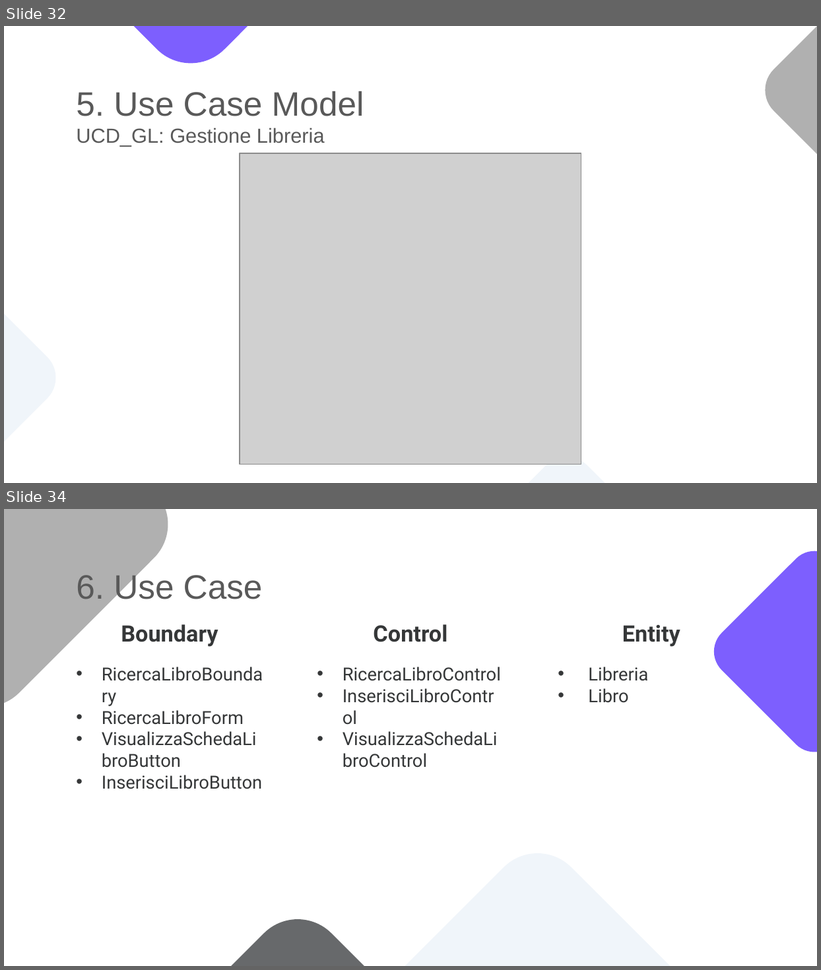
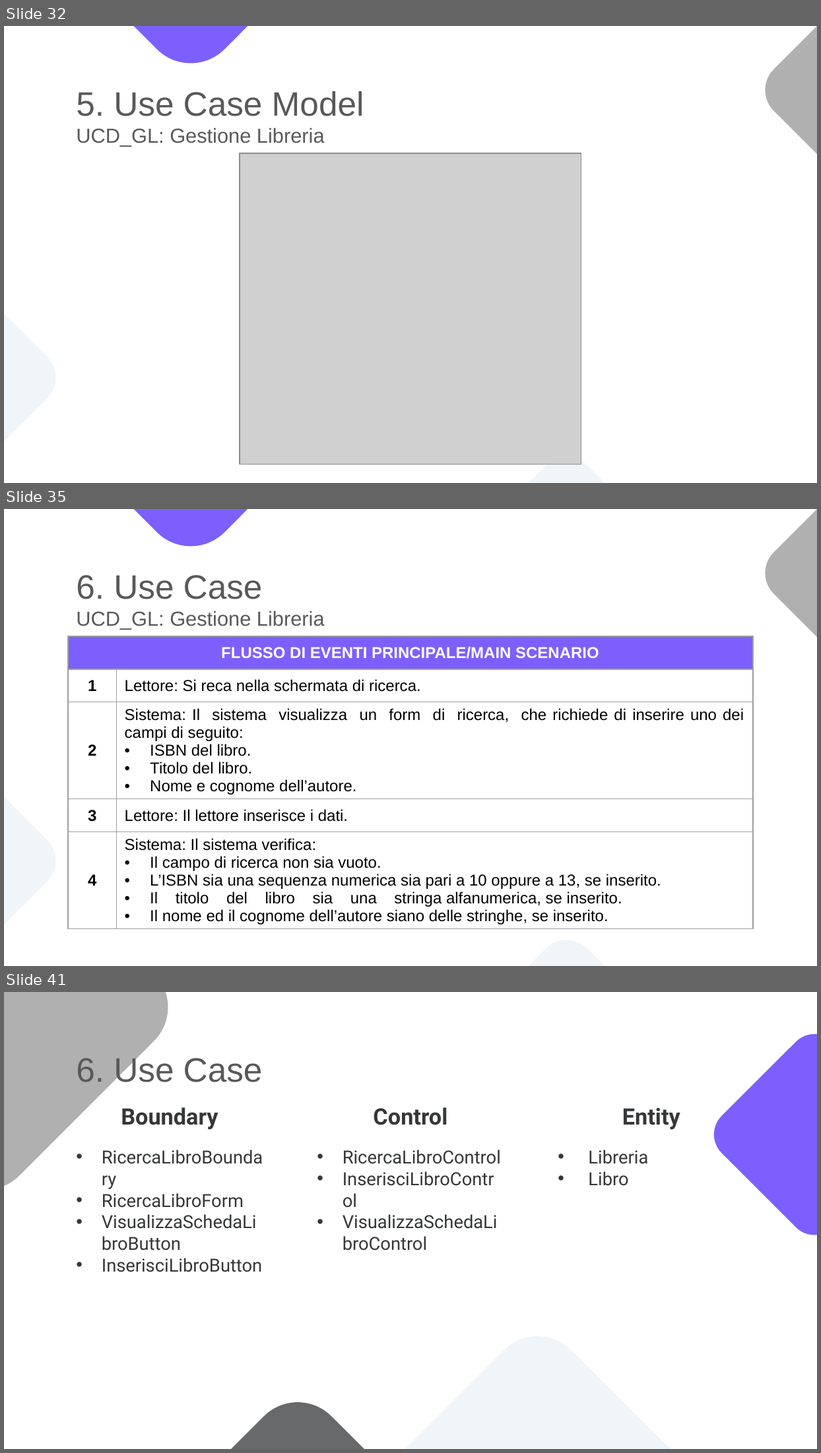
Before and after one commit to notjuary/Bookster_Classe03, a slide deck: DOC/Presentazione.pptx. Shown one above the other, each under a label of ours: slides 32 and 34 before the commit, slides 32, 35 and 41 after it; the slides between them are not shown. The pictures are 821x970 and 821x1453 pixels, drawn with LibreOffice and Linux fonts; fonts in the diff are those of the drawing; grey boxes stand for pictures. Boxes give left, top, right and bottom in pixels: in the first picture for what was removed or moved away, otherwise in the second. Text is boxed around its words. In the diff, an @@ line names an element or a change of style, - is before the commit and + after.

```diff
--- a/DOC/Presentazione.pptx
+++ b/DOC/Presentazione.pptx
@@ slide 35 added at (4, 509, 817, 966), background #FFFFFF; not listed: 4 template elements that a slide beside it also shows @@
@@ title added at (76, 575, 325, 630), 18 pt, text #595959 @@
+6. Use Case
+UCD_GL: Gestione Libreria
@@ table added at (68, 636, 754, 941), 5 rows, 2 columns @@
+FLUSSO DI EVENTI PRINCIPALE/MAIN SCENARIO | 
+1 | Lettore: Si reca nella schermata di ricerca.
+2 | Sistema: Il sistema visualizza un form di ricerca, che richiede di inserire uno dei campi di seguito: / ISBN del libro. / Titolo del libro. / Nome e cognome dell’autore.
+3 | Lettore: Il lettore inserisce i dati.
+4 | Sistema: Il sistema verifica: / Il campo di ricerca non sia vuoto. / L’ISBN sia una sequenza numerica sia pari a 10 oppure a 13, se inserito. / Il titolo del libro sia una stringa alfanumerica, se inserito. / Il nome ed il cognome dell’autore siano delle stringhe, se inserito.
@@ what was slide 34 is now slide 41 @@
```
Also in this commit, not shown: 18 slides changed, 13 other slides added, 3 slides removed.
